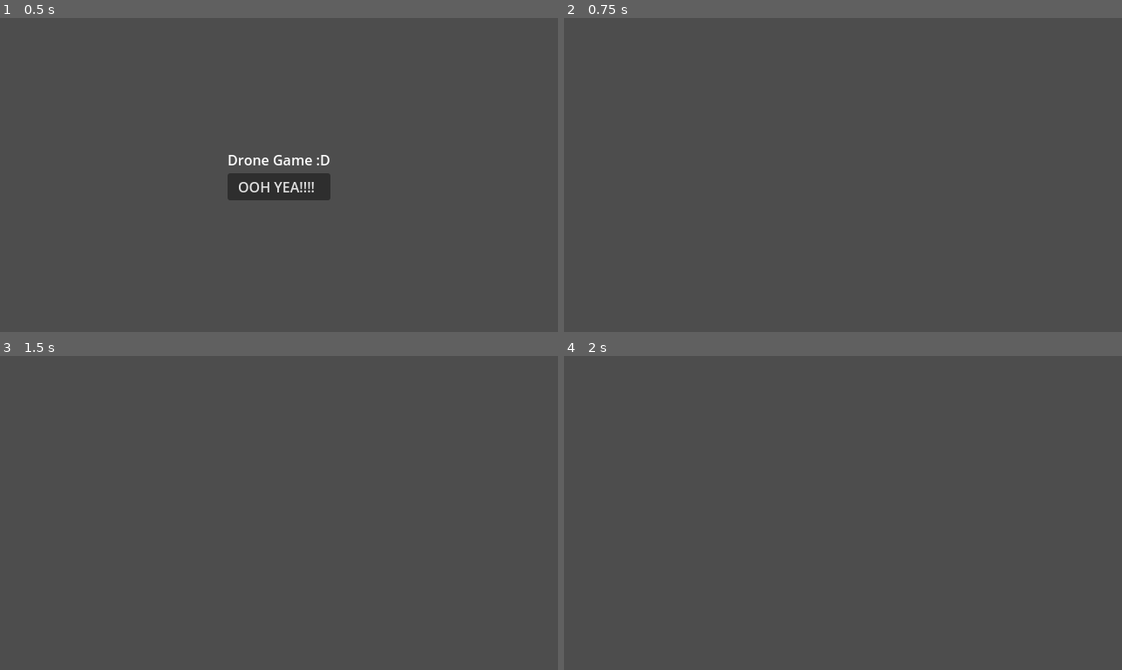
Above: before the commit, frames 1-4 (two rows, left to right).
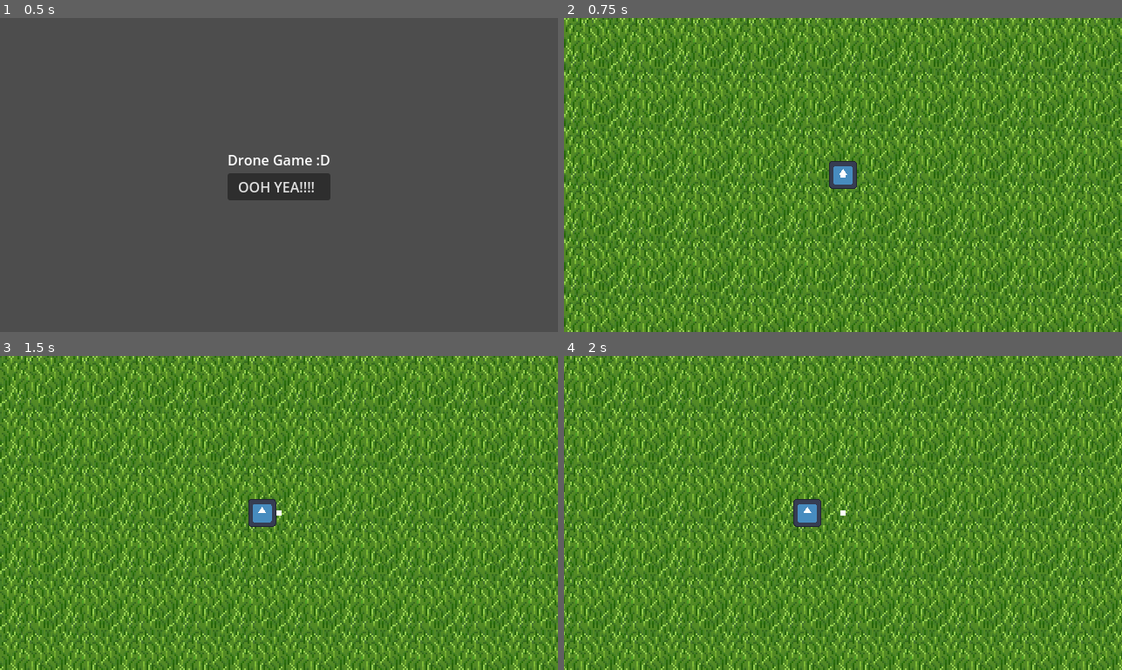
Above: after the commit, the same moments.

Repository: TNT-A/Drone-Management-Game
Game: Godot game, scene res://main_menu/main_menu.tscn
Two runs of this game, one before a commit and one after it. Both use one fixed random seed, a clock stepped at 60 frames per second and the inputs below. The engine's default icon, where the game draws it, is replaced by a stand-in: a white triangle on a blue panel in a dark square.
Inputs:
- Up to frame 1 (0.5 s): no input
- Up to frame 2 (0.75 s): click "OOH YEA!!!!" at 0.5 s
- Up to frame 3 (1.5 s): tap Enter at 1.25 s; hold Right (Move_Right) from 1.28 s (still down)
- Up to frame 4 (2 s): keep holding Right (Move_Right)

Frame 1 is identical in both runs. In frame 2, 100% of the frame differs, in the area x 0-100%, y 0-100%; in frame 3, 100%; in frame 4, 100%.

Commit message:
Made the player
I made a simple player that moves around with WASD, and a component that will allow any character body 2D node also move with WASD. I created an adaptive camera that follows slightly ahead of the player so they can see what's ahead of them better.

Diff:
--- /dev/null
+++ b/drone-management-game/Player/player.gd
@@ -0,0 +1 @@
+extends Node2D
--- /dev/null
+++ b/drone-management-game/Player/player.tscn
@@ -0,0 +1,37 @@
+[gd_scene load_steps=7 format=3 uid="uid://b85n17siep8ln"]
+
+[ext_resource type="Script" uid="uid://ywjkmf0p1nxk" path="res://Player/player.gd" id="1_btcbx"]
+[ext_resource type="Texture2D" uid="uid://cfa7wbrkxvjaj" path="res://icon.svg" id="1_l8h54"]
+[ext_resource type="PackedScene" uid="uid://b34h5ttgq5cvn" path="res://components/wasd_move/wasd_move.tscn" id="3_gwnis"]
+[ext_resource type="PackedScene" uid="uid://dcs4pn557ooqs" path="res://Player/player_cam.tscn" id="4_gwnis"]
+
+[sub_resource type="CapsuleShape2D" id="CapsuleShape2D_hvfyp"]
+radius = 16.0
+height = 32.0
+
+[sub_resource type="CircleShape2D" id="CircleShape2D_l8h54"]
+
+[node name="Player" type="Node2D"]
+y_sort_enabled = true
+script = ExtResource("1_btcbx")
+
+[node name="CharacterBody2D" type="CharacterBody2D" parent="."]
+
+[node name="Sprite2D" type="Sprite2D" parent="CharacterBody2D"]
+scale = Vector2(0.25, 0.25)
+texture = ExtResource("1_l8h54")
+
+[node name="CollisionShape2D" type="CollisionShape2D" parent="CharacterBody2D"]
+shape = SubResource("CapsuleShape2D_hvfyp")
+
+[node name="Hurtbox" type="Area2D" parent="CharacterBody2D"]
+
+[node name="CollisionShape2D" type="CollisionShape2D" parent="CharacterBody2D/Hurtbox"]
+shape = SubResource("CircleShape2D_l8h54")
+debug_color = Color(0.898039, 0.0352941, 0.27451, 0.419608)
+
+[node name="WASDMove" parent="CharacterBody2D" node_paths=PackedStringArray("host") instance=ExtResource("3_gwnis")]
+host = NodePath("..")
+speed = 250
+
+[node name="PlayerCam" parent="CharacterBody2D" instance=ExtResource("4_gwnis")]
--- /dev/null
+++ b/drone-management-game/Player/player_cam.gd
@@ -0,0 +1,24 @@
+extends Camera2D
+
+var follow_dist : float = 50.0
+var following : bool = true
+
+func _physics_process(delta: float) -> void:
+	if following:
+		follow()
+
+func follow():
+	var dir = get_direction()
+	position = position.lerp(dir * follow_dist, 0.04)
+
+func get_direction():
+	var input : Vector2 = Vector2()
+	if Input.is_action_pressed("Move_Up"):
+		input.y -=1
+	if Input.is_action_pressed("Move_Down"):
+		input.y +=1
+	if Input.is_action_pressed("Move_Left"):
+		input.x -=1
+	if Input.is_action_pressed("Move_Right"):
+		input.x +=1
+	return input
--- /dev/null
+++ b/drone-management-game/Player/player_cam.tscn
@@ -0,0 +1,12 @@
+[gd_scene load_steps=2 format=3 uid="uid://dcs4pn557ooqs"]
+
+[ext_resource type="Script" uid="uid://1alet4xauphc" path="res://Player/player_cam.gd" id="1_2iotx"]
+
+[node name="PlayerCam" type="Camera2D"]
+script = ExtResource("1_2iotx")
+
+[node name="ColorRect" type="ColorRect" parent="."]
+offset_left = -3.0
+offset_top = -3.0
+offset_right = 3.0
+offset_bottom = 3.0
--- /dev/null
+++ b/drone-management-game/components/wasd_move/wasd_move.tscn
@@ -0,0 +1,6 @@
+[gd_scene load_steps=2 format=3 uid="uid://b34h5ttgq5cvn"]
+
+[ext_resource type="Script" uid="uid://bfi1salptj8bq" path="res://wasd_move.gd" id="1_2t2ox"]
+
+[node name="WASDMove" type="Node2D"]
+script = ExtResource("1_2t2ox")
--- /dev/null
+++ b/drone-management-game/game/game.tscn
@@ -0,0 +1,17 @@
+[gd_scene load_steps=3 format=3 uid="uid://b6rn8otrw2vyn"]
+
+[ext_resource type="PackedScene" uid="uid://b85n17siep8ln" path="res://Player/player.tscn" id="1_l1rk1"]
+[ext_resource type="Texture2D" uid="uid://crcm7ag8yttd8" path="res://sprites/grassPlaceholder.png" id="1_vasa2"]
+
+[node name="Game" type="Node2D"]
+
+[node name="TextureRect" type="TextureRect" parent="."]
+offset_left = -385.0
+offset_top = -242.0
+offset_right = 1172.0
+offset_bottom = 706.0
+texture = ExtResource("1_vasa2")
+stretch_mode = 1
+
+[node name="Player" parent="." instance=ExtResource("1_l1rk1")]
+position = Vector2(315, 178)
--- a/drone-management-game/game_manager/game_manager.tscn
+++ b/drone-management-game/game_manager/game_manager.tscn
@@ -1,10 +1,13 @@
-[gd_scene load_steps=3 format=3 uid="uid://c4ldori48ptx5"]
+[gd_scene load_steps=4 format=3 uid="uid://c4ldori48ptx5"]
 
 [ext_resource type="Script" uid="uid://vuxfb4x236we" path="res://game_manager/game_manager.gd" id="1_ong7i"]
 [ext_resource type="PackedScene" uid="uid://ds7dndwsnwkyn" path="res://UI/pause_ui/pause_ui.tscn" id="2_mx6ys"]
+[ext_resource type="PackedScene" uid="uid://b6rn8otrw2vyn" path="res://game/game.tscn" id="3_q7vcu"]
 
 [node name="GameManager" type="Node2D"]
 script = ExtResource("1_ong7i")
 
 [node name="PauseUI" parent="." instance=ExtResource("2_mx6ys")]
 visible = false
+
+[node name="Game" parent="." instance=ExtResource("3_q7vcu")]
--- a/drone-management-game/project.godot
+++ b/drone-management-game/project.godot
@@ -38,10 +38,10 @@
 , Object(InputEventKey,"resource_local_to_scene":false,"resource_name":"","device":-1,"window_id":0,"alt_pressed":false …(186 unchanged characters)…
 ]
 }
-Move_Right={
+Move_Left={
 "deadzone": 0.2,
 "events": [Object(InputEventKey,"resource_local_to_scene":false,"resource_name":"","device":-1,"window_id":0,"alt_press …(191 unchanged characters)…
-, Object(InputEventKey,"resource_local_to_scene":false,"reso …(136 unchanged characters)… lse,"keycode":0,"physical_keycode":4194321,"key_label":0,"unicode":0,"location":0,"echo":false,"script":null)
+, Object(InputEventKey,"resource_local_to_scene":false,"reso …(136 unchanged characters)… lse,"keycode":0,"physical_keycode":4194319,"key_label":0,"unicode":0,"location":0,"echo":false,"script":null)
 ]
 }
 Move_Down={
@@ -50,10 +50,10 @@
 , Object(InputEventKey,"resource_local_to_scene":false,"resource_name":"","device":-1,"window_id":0,"alt_pressed":false …(186 unchanged characters)…
 ]
 }
-Move_Left={
+Move_Right={
 "deadzone": 0.2,
 "events": [Object(InputEventKey,"resource_local_to_scene":false,"resource_name":"","device":-1,"window_id":0,"alt_press …(192 unchanged characters)…
-, Object(InputEventKey,"resource_local_to_scene":false,"reso …(136 unchanged characters)… lse,"keycode":0,"physical_keycode":4194319,"key_label":0,"unicode":0,"location":0,"echo":false,"script":null)
+, Object(InputEventKey,"resource_local_to_scene":false,"reso …(136 unchanged characters)… lse,"keycode":0,"physical_keycode":4194321,"key_label":0,"unicode":0,"location":0,"echo":false,"script":null)
 ]
 }
 Left_Click={
--- /dev/null
+++ b/drone-management-game/wasd_move.gd
@@ -0,0 +1,28 @@
+extends Node2D
+
+@export var host : CharacterBody2D
+@export var speed : int = 200
+
+var acceleration : float = 0.2
+var accept_input : bool = true
+
+func _physics_process(delta: float) -> void:
+	move()
+
+func get_direction():
+	var input : Vector2 = Vector2()
+	if Input.is_action_pressed("Move_Up"):
+		input.y -=1
+	if Input.is_action_pressed("Move_Down"):
+		input.y +=1
+	if Input.is_action_pressed("Move_Left"):
+		input.x -=1
+	if Input.is_action_pressed("Move_Right"):
+		input.x +=1
+	return input
+
+func move():
+	var dir = get_direction()
+	host.velocity = host.velocity.lerp(dir * speed, acceleration)
+	if accept_input:
+		host.move_and_slide()
Not shown, added: drone-management-game/Player/player.gd.uid
Not shown, added: drone-management-game/Player/player_cam.gd.uid
Binary file added: drone-management-game/sprites/grassPlaceholder.png
Not shown, added: drone-management-game/sprites/grassPlaceholder.png.import
Not shown, added: drone-management-game/wasd_move.gd.uid
